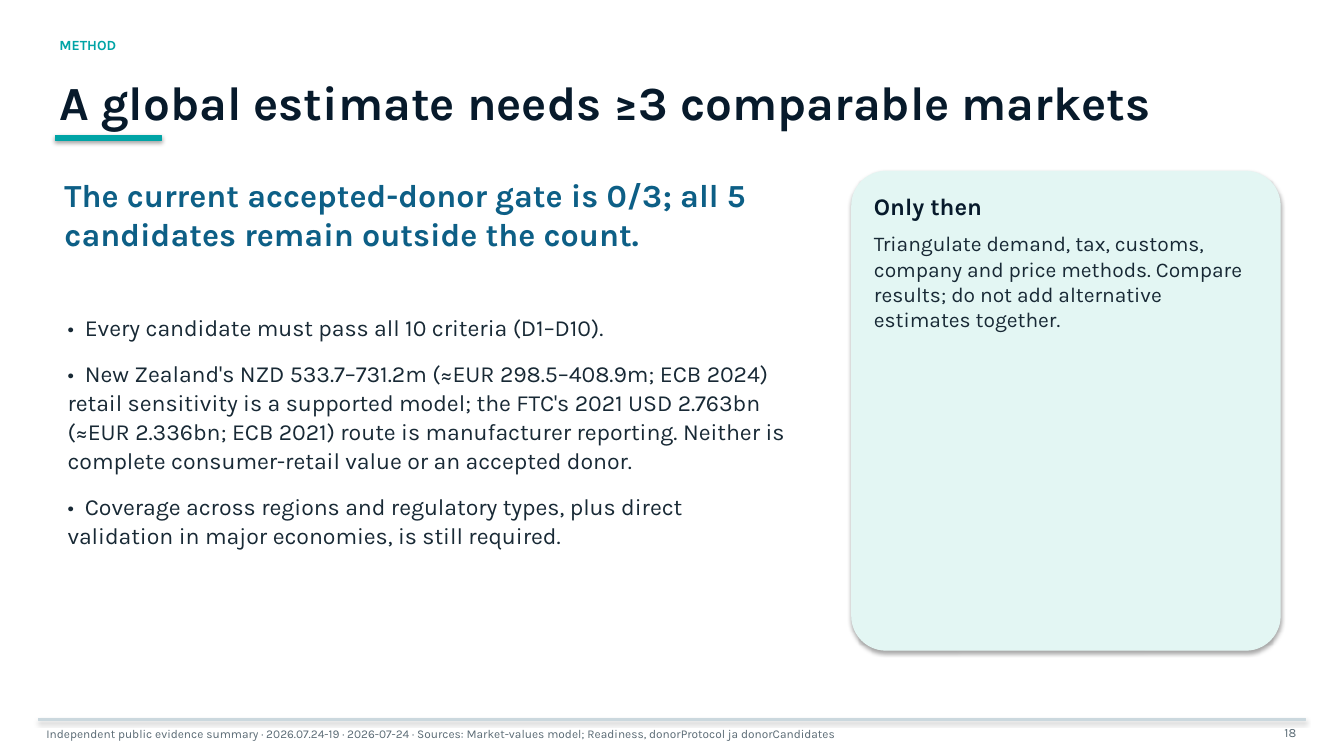
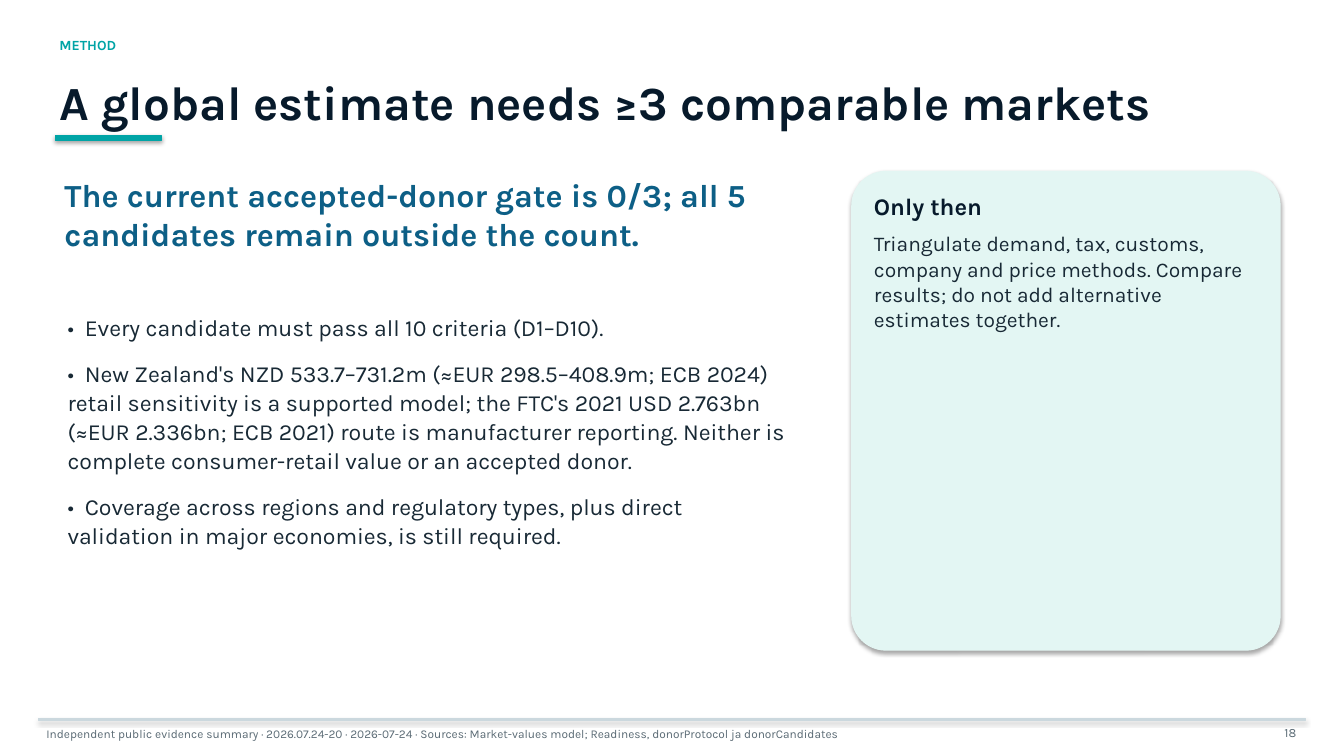
Before and after one commit to jounirautio78-ops/pixan-global-market-evidence-public, a slide deck: slide 18 of site/downloads/pixan-bank-deck-large-en.pptx. Drawn at 1344x756 pixels with LibreOffice and Linux fonts; fonts in the diff are those of the drawing. Boxes give left, top, right and bottom in pixels: in the first picture for what was removed or moved away, otherwise in the second. Text is boxed around its words. In the diff, an @@ line names an element or a change of style, - is before the commit and + after.

Commit message:
Publish global authority research model v20
Publish the six-layer global authority evidence model, Germany benchmark gate, current request/vendor status, and refreshed bilingual lender artifacts.

```diff
--- a/site/downloads/pixan-bank-deck-large-en.pptx
+++ b/site/downloads/pixan-bank-deck-large-en.pptx
@@ text at [46,730,838,741]: text changed @@
-Independent public evidence summary · 2026.07.24-19 · 2026-07-24 · Sources: Market-values model; Readiness, donorProtocol ja donorCandidates
+Independent public evidence summary · 2026.07.24-20 · 2026-07-24 · Sources: Market-values model; Readiness, donorProtocol ja donorCandidates
```
Also in this commit, not shown: 29 other slides changed, 46 other files.
